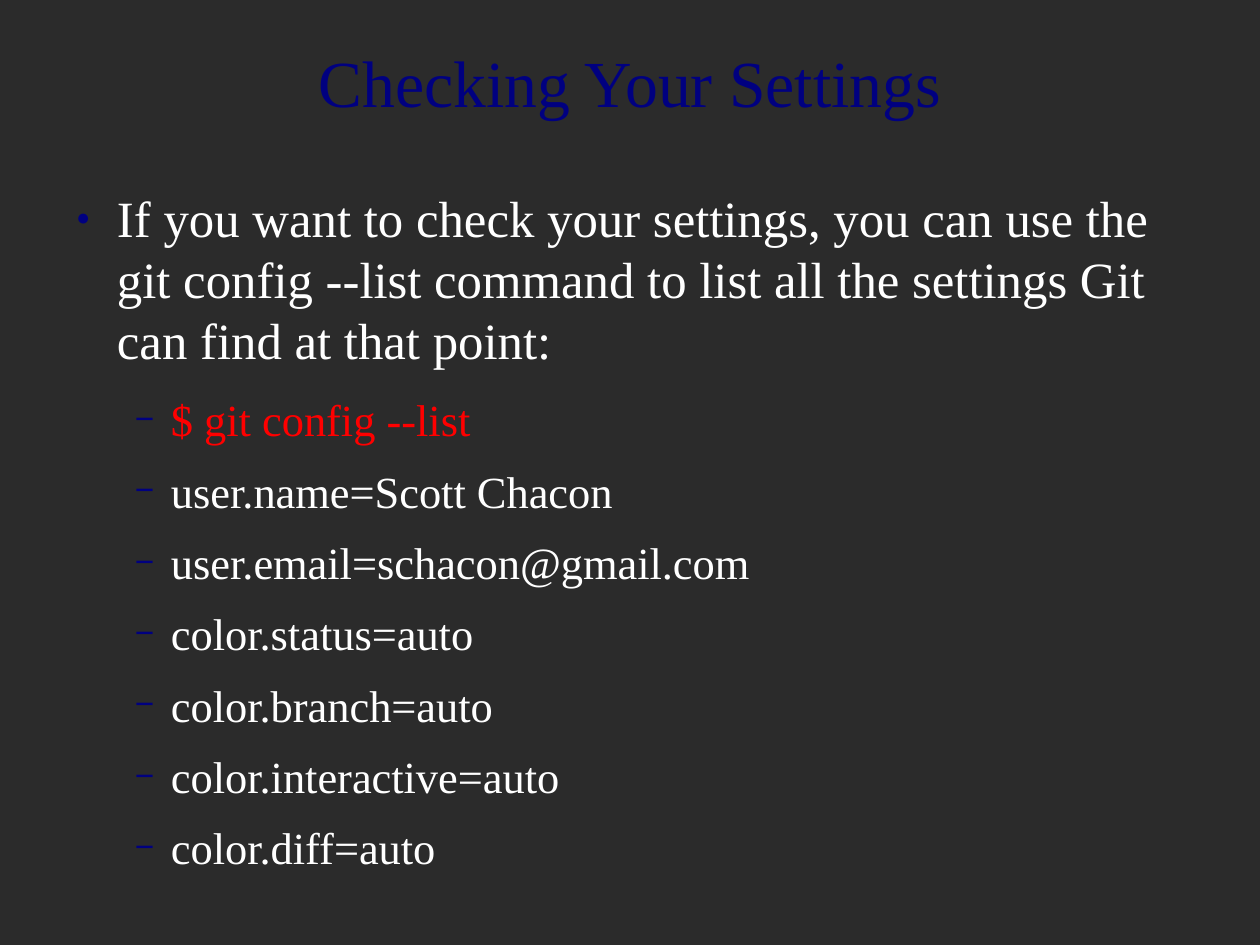
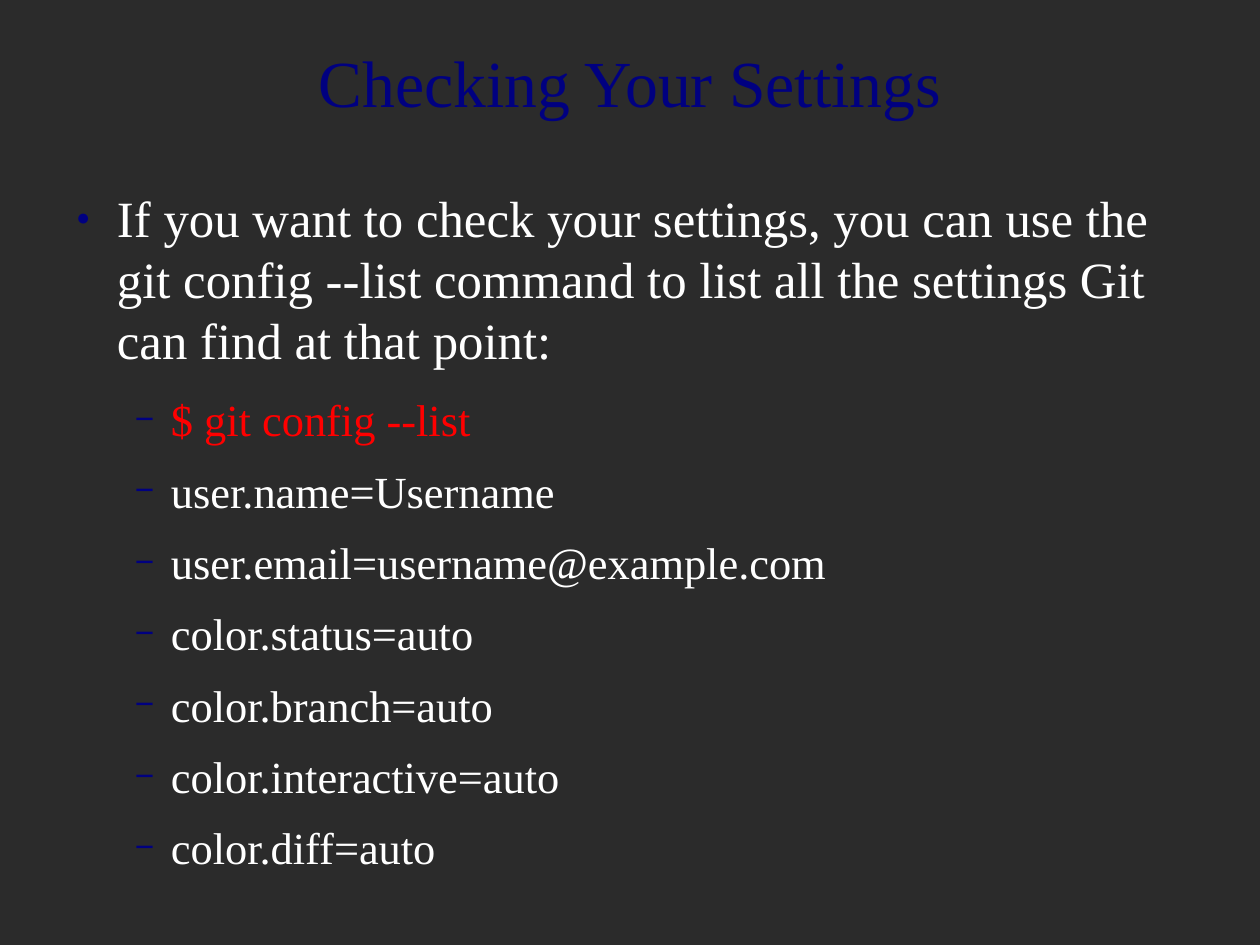
Before and after one commit to MariamP/myRepo, a slide deck: slide 4 of git_intro.odp. Drawn at 1260x945 pixels with LibreOffice and Linux fonts; fonts in the diff are those of the drawing; background and template pictures are left out; a plain dark background stands for a picture behind light text. Boxes give left, top, right and bottom in pixels: in the first picture for what was removed or moved away, otherwise in the second. Text is boxed around its words. In the diff, an @@ line names an element or a change of style, - is before the commit and + after.

```diff
--- a/git_intro.odp
+++ b/git_intro.odp
@@ text at box(171, 479, 826, 588): text changed @@
-  − user.name=Scott Chacon
-  − user.email=schacon@gmail.com
+  − user.name=Username
+  − user.email=username@example.com
```
Also in this commit, not shown: 1 other slide changed, 8 slides removed.
